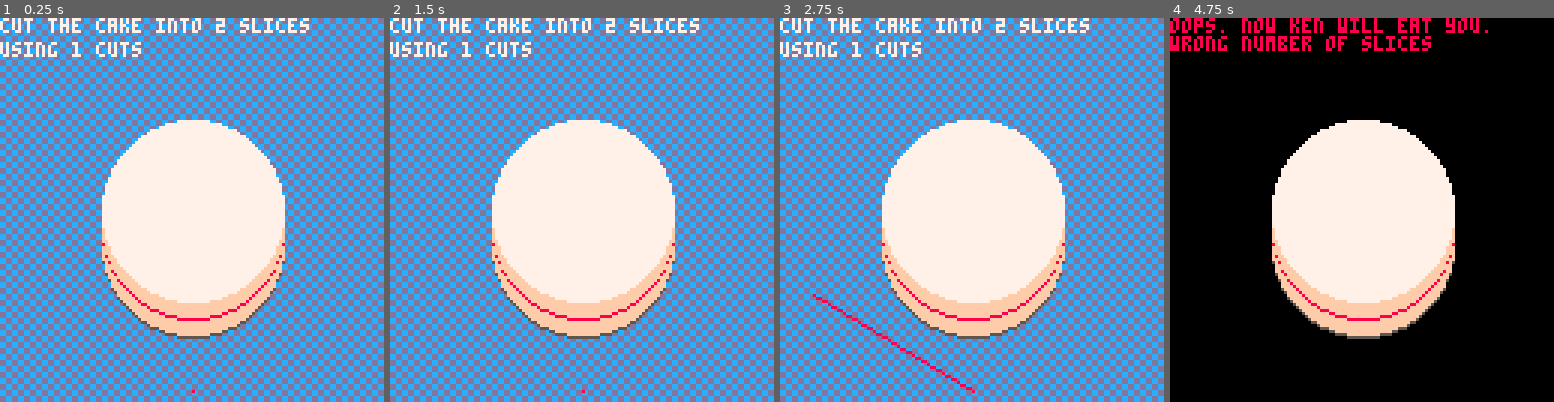
Above: before the commit, frames 1-4 (left to right).
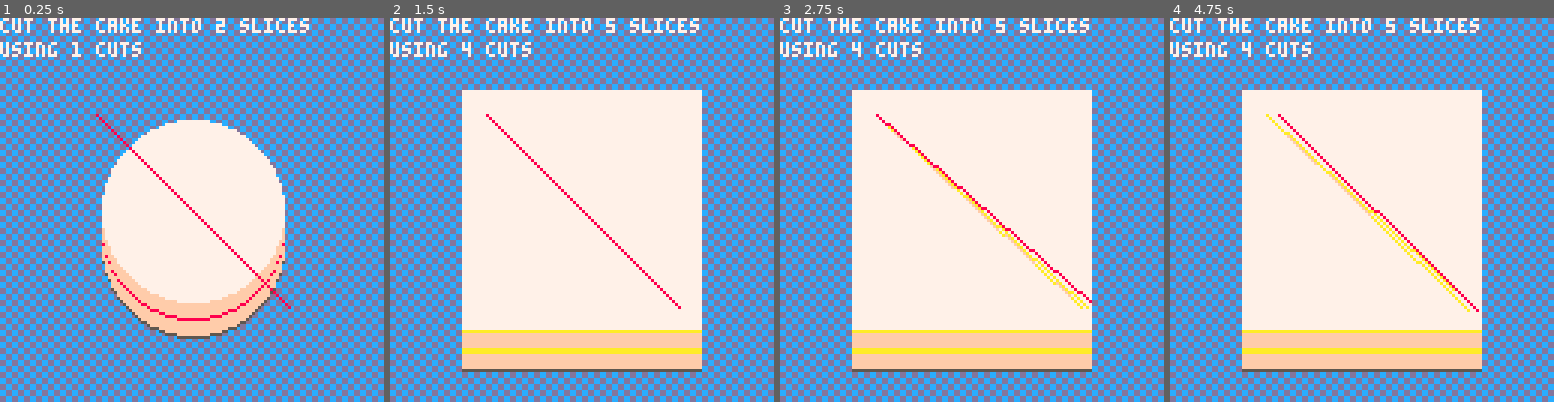
Above: after the commit, the same moments.

Repository: m-r-hunt/Pico-8-Carts
Game: PICO-8 cartridge cakecut.p8
Two runs of this game, one before a commit and one after it. Both use one fixed random seed, a clock stepped at 60 frames per second and the inputs below.
Inputs:
- Up to frame 1 (0.25 s): no input
- Up to frame 2 (1.5 s): tap X (X key) at 0.33, 1.07 s; tap O (Z key) at 0.7 s
- Up to frame 3 (2.75 s): hold Right 1.6-2.1 s; tap O (Z key) at 1.7, 2.1, 2.5 s; tap X (X key) at 1.85 s; hold Up 2.15-2.42 s; hold Right from 2.47 s (still down)
- Up to frame 4 (4.75 s): tap O (Z key) every 0.4 s from 2.9 to 4.5 s; tap X (X key) at 2.97, 4.08 s; release Right at 3.03 s; hold Left 3.08-3.58 s; hold Down 3.63-3.97 s; hold Right 4.02-4.68 s; hold Up from 4.73 s (still down)

The runs differ from the first frame. In frame 1, 0.4% of the frame differs, in the area x 25-76%, y 25-98%; in frame 2, 28%; in frame 3, 29%; in frame 4, 83%, in the area x 0-100%, y 0-100%.

Commit message:
Change control scheme

Diff:
--- a/cakecut.p8
+++ b/cakecut.p8
@@ -31,9 +31,9 @@
  end
 end
 
-pang=0
-pang2=0
-pspeed=0.01
+ps={{32,32},{96,96}}
+pselected=1
+pspeed=1
 rad=60
 cutn=0
 
@@ -62,15 +62,19 @@
 end
 
 function update()
- if (btn(0)) pang-=pspeed
- if (btn(1)) pang+=pspeed
- if (btn(2)) pang2-=pspeed
- if (btn(3)) pang2+=pspeed
+ local p=ps[pselected]
+ if (btn(0)) p[1]-=pspeed
+ if (btn(1)) p[1]+=pspeed
+ if (btn(2)) p[2]-=pspeed
+ if (btn(3)) p[2]+=pspeed
+ if btnp(5) then
+  pselected=(pselected%#ps)+1
+ end
  if btnp(4) then
-  local x=64+rad*sin(pang)
-  local y=64+rad*cos(pang)
-  local x2=64+rad*sin(pang2)
-  local y2=64+rad*cos(pang2)
+  local x=ps[1][1]
+  local y=ps[1][2]
+  local x2=ps[2][1]
+  local y2=ps[2][2]
   cls()
   copy_to_screen()
   line(x,y,x2,y2,0)
@@ -113,11 +117,11 @@
  local level=levels[leveln]
  print("cut the cake into "..level[3].." slices ",0,0)
  print("using "..level[2].." cuts",0,8)
- local x=64+rad*sin(pang)
- local y=64+rad*cos(pang)
+ local x=ps[1][1]
+ local y=ps[1][2]
  pset(x,y,8)
- local x2=64+rad*sin(pang2)
- local y2=64+rad*cos(pang2)
+ local x2=ps[2][1]
+ local y2=ps[2][2]
  pset(x2,y2,9)
  local col=8
  line(x,y,x2,y2,col)
@@ -146,6 +150,8 @@
 end
 
 -->8
+--slice stuff
+
 slices={}
 
 function calculate_slices()
@@ -203,6 +209,8 @@
 end
 
 -->8
+--levels
+
 levels={
  {
   function() circfill(64,64,30,7) end,
@@ -210,12 +218,12 @@
   2,
   {5,15,15,15,15,15,8,15,15,15,15,15}
  },
---[[ {
+ {
   function() rectfill(0,0,128,128,7) end,
   4,
   5,
   {5,15,15,15,15,15,10,10,15,15,15,15,15,10}
- }, --]]
+ },
 }
 
 __gfx__
